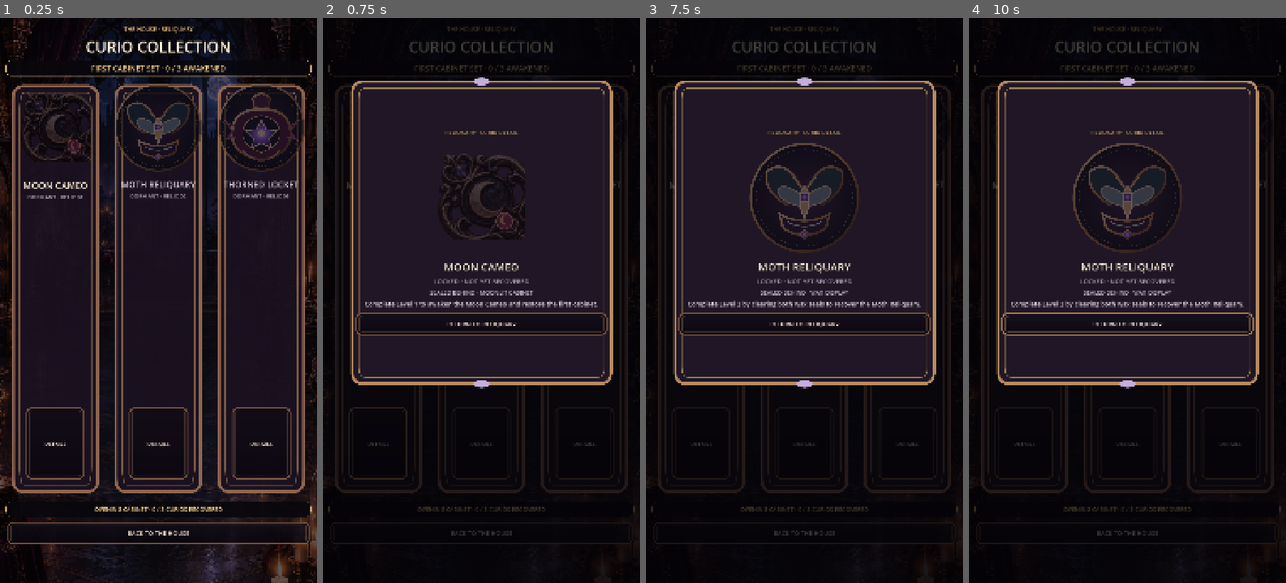
Above: before the commit, frames 1-4 (left to right).
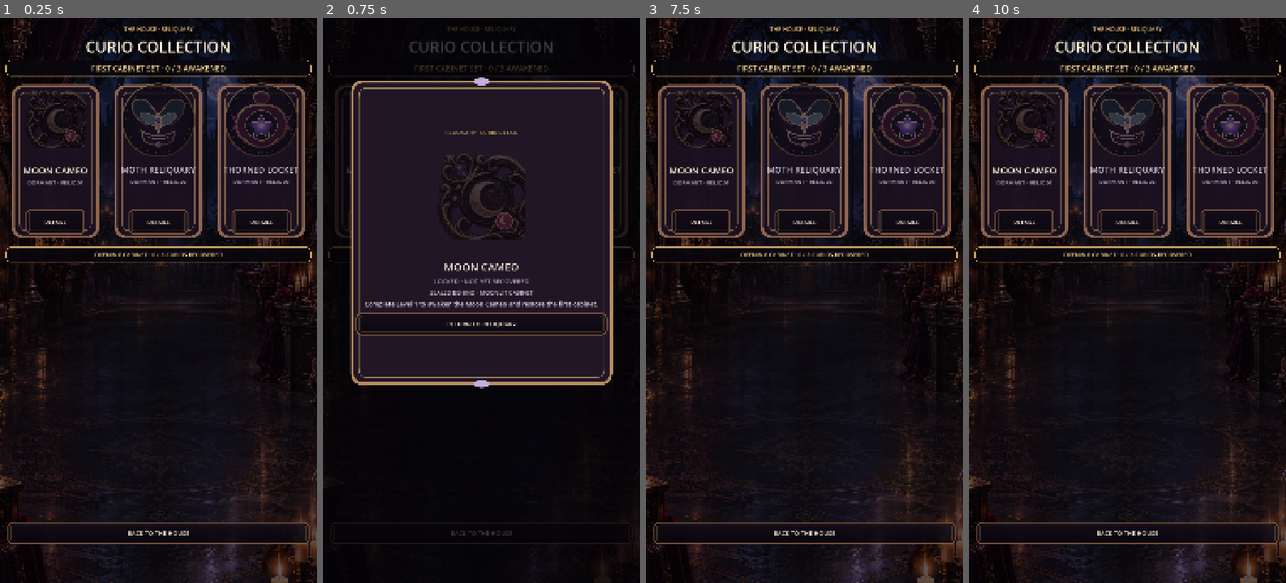
Above: after the commit, the same moments.

Repository: Jay-prodesign/akilta-match3
Game: Godot game, scene res://src/ui/collection/curio_collection.tscn
The game is run twice, just before and just after one commit, with the same random seed, the same clock (stepped at 60 frames per second) and the same inputs. This scene is started directly instead of the project's main scene.
Inputs (mouse positions are in pixels of both pictures, inside the frame that each line leads up to):
- Up to frame 1 (0.25 s): no input
- Up to frame 2 (0.75 s): click "DETAILS" at 0.5 s
- Up to frame 3 (7.5 s): click "DETAILS" at 1.25 s; click "DETAILS" at 2 s; click "BACK TO THE HOUSE" at 2.75 s; click "RETURN TO RELIQUARY" at 3.5 s; tap Enter at 4.25, 5.75, 7.25 s; move the mouse to (874, 272) at 4.27 s; click (874, 272) at 4.42 s; tap Space at 5, 6.5 s; drag from (741, 328) to (788, 413) at 5.02 s; move the mouse to (836, 176) at 5.77 s; click (836, 176) at 5.92 s; drag from (788, 413) to (709, 215) at 6.52 s; move the mouse to (899, 385) at 7.27 s; click (899, 385) at 7.42 s
- Up to frame 4 (10 s): tap Space at 8 s; drag from (1032, 215) to (1079, 159) at 8.02 s; move the mouse to (1143, 300) at 8.77 s; click (1143, 300) at 8.92 s; drag from (1079, 159) to (1064, 328) at 9.52 s

The runs differ from the first frame. In frame 1, 15% of the frame differs, in the area x 1-99%, y 11-89%; in frame 2, 2.7%; in frame 3, 26%; in frame 4, 26%, in the area x 0-100%, y 0-100%.

Commit message:
Balance Reliquary cabinet stage composition

Diff:
--- a/src/ui/collection/curio_collection.gd
+++ b/src/ui/collection/curio_collection.gd
@@ -144,7 +144,8 @@
 		"north_star_title_hierarchy": ($Layout/Title as Label).get_theme_font_size("font_size") >= 50,
 		"north_star_count_plate": count_label != null and count_label.get_theme_stylebox("normal") != null and count_label.custom_minimum_size.y >= 50.0,
 		"hero_curio_scale": moon_art != null and moon_art.custom_minimum_size.y >= 220.0,
-		"collection_occupies_cabinet_stage": ($Layout/Cards as HBoxContainer).custom_minimum_size.y >= 640.0 and ($Layout/Cards as HBoxContainer).size_flags_vertical == Control.SIZE_EXPAND_FILL and moon_card.size_flags_vertical == Control.SIZE_EXPAND_FILL and slot2_card.size_flags_vertical == Control.SIZE_EXPAND_FILL and slot3_card.size_flags_vertical == Control.SIZE_EXPAND_FILL,
+		"collection_occupies_cabinet_stage": ($Layout/Cards as HBoxContainer).custom_minimum_size.y >= 540.0 and ($Layout/Cards as HBoxContainer).custom_minimum_size.y <= 590.0 and ($Layout/Cards as HBoxContainer).size_flags_vertical != Control.SIZE_EXPAND_FILL and moon_card.custom_minimum_size.y >= 540.0 and slot2_card.custom_minimum_size.y >= 540.0 and slot3_card.custom_minimum_size.y >= 540.0,
+		"back_anchored_to_stage_bottom": ($Layout/StageSpacer as Control) != null and ($Layout/StageSpacer as Control).size_flags_vertical == Control.SIZE_EXPAND_FILL,
 		"asset_backed_display_chrome": [moon_card, slot2_card, slot3_card].all(func(card): return card.get_theme_stylebox("panel") is StyleBoxTexture and String(card.get_meta("production_chrome_kind", "")) == "compact_reliquary_display"),
 		"asset_backed_actions": [moon_action, slot2_action, slot3_action, back_button].all(func(button): return button.get_theme_stylebox("normal") is StyleBoxTexture),
 		"runtime_style_factory": false,
--- a/src/ui/collection/curio_collection.tscn
+++ b/src/ui/collection/curio_collection.tscn
@@ -162,17 +162,16 @@
 autowrap_mode = 2
 
 [node name="Cards" type="HBoxContainer" parent="Layout"]
-custom_minimum_size = Vector2(0, 660)
-layout_mode = 2
-size_flags_vertical = 3
+custom_minimum_size = Vector2(0, 560)
+layout_mode = 2
+size_flags_vertical = 1
 theme_override_constants/separation = 12
 alignment = 1
 
 [node name="MoonCard" type="PanelContainer" parent="Layout/Cards"]
-custom_minimum_size = Vector2(0, 650)
-layout_mode = 2
-size_flags_horizontal = 3
-size_flags_vertical = 3
+custom_minimum_size = Vector2(0, 550)
+layout_mode = 2
+size_flags_horizontal = 3
 theme_override_styles/panel = SubResource("Display")
 
 [node name="Content" type="VBoxContainer" parent="Layout/Cards/MoonCard"]
@@ -182,7 +181,7 @@
 alignment = 0
 
 [node name="RitualArt" type="TextureRect" parent="Layout/Cards/MoonCard/Content"]
-custom_minimum_size = Vector2(0, 320)
+custom_minimum_size = Vector2(0, 270)
 layout_mode = 2
 size_flags_horizontal = 3
 expand_mode = 1
@@ -255,10 +254,9 @@
 text = "DETAILS"
 
 [node name="Slot2" type="PanelContainer" parent="Layout/Cards"]
-custom_minimum_size = Vector2(0, 650)
-layout_mode = 2
-size_flags_horizontal = 3
-size_flags_vertical = 3
+custom_minimum_size = Vector2(0, 550)
+layout_mode = 2
+size_flags_horizontal = 3
 theme_override_styles/panel = SubResource("DisplayCool")
 
 [node name="Content" type="VBoxContainer" parent="Layout/Cards/Slot2"]
@@ -268,7 +266,7 @@
 alignment = 0
 
 [node name="Number" type="Label" parent="Layout/Cards/Slot2/Content"]
-custom_minimum_size = Vector2(0, 320)
+custom_minimum_size = Vector2(0, 270)
 size_flags_horizontal = 3
 size_flags_vertical = 0
 layout_mode = 2
@@ -342,10 +340,9 @@
 text = "DETAILS"
 
 [node name="Slot3" type="PanelContainer" parent="Layout/Cards"]
-custom_minimum_size = Vector2(0, 650)
-layout_mode = 2
-size_flags_horizontal = 3
-size_flags_vertical = 3
+custom_minimum_size = Vector2(0, 550)
+layout_mode = 2
+size_flags_horizontal = 3
 theme_override_styles/panel = SubResource("DisplayCool")
 
 [node name="Content" type="VBoxContainer" parent="Layout/Cards/Slot3"]
@@ -355,7 +352,7 @@
 alignment = 0
 
 [node name="Number" type="Label" parent="Layout/Cards/Slot3/Content"]
-custom_minimum_size = Vector2(0, 320)
+custom_minimum_size = Vector2(0, 270)
 size_flags_horizontal = 3
 size_flags_vertical = 0
 layout_mode = 2
@@ -440,6 +437,11 @@
 horizontal_alignment = 1
 vertical_alignment = 1
 
+[node name="StageSpacer" type="Control" parent="Layout"]
+layout_mode = 2
+size_flags_vertical = 3
+mouse_filter = 2
+
 [node name="Back" type="Button" parent="Layout"]
 custom_minimum_size = Vector2(0, 88)
 layout_mode = 2
--- a/tests/unit/test_reliquary_production_screen.gd
+++ b/tests/unit/test_reliquary_production_screen.gd
@@ -30,7 +30,8 @@
 	_expect(bool(contract.get("hero_curio_scale", false)), "Reliquary Moon Cameo must remain a hero-scale Curio")
 	_expect(bool(contract.get("north_star_collection_grid", false)), "Reliquary must present the opening Curios as a visual collection grid")
 	_expect(bool(contract.get("collection_copy_subordinate", false)), "Reliquary must keep long lore/origin copy behind Details instead of crowding the collection")
-	_expect(bool(contract.get("collection_occupies_cabinet_stage", false)), "Reliquary opening set must expand through the available cabinet stage instead of leaving oversized dead vertical space")
+	_expect(bool(contract.get("collection_occupies_cabinet_stage", false)), "Reliquary opening set must stay as a bounded cabinet display instead of stretching into empty towers")
+	_expect(bool(contract.get("back_anchored_to_stage_bottom", false)), "Reliquary must use the world stage as breathing room and anchor Back near the navigation edge")
 	_expect(bool(contract.get("asset_backed_display_chrome", false)), "Reliquary displays must use verified quiet production chrome")
 	_expect(bool(contract.get("asset_backed_actions", false)), "Reliquary DETAILS and Back actions must use verified production action chrome")
 	_expect(not bool(contract.get("runtime_style_factory", true)), "Reliquary must not create StyleBox presentation resources at runtime")
@@ -42,7 +43,7 @@
 	var moth_art := screen.get_node_or_null("Layout/Cards/Slot2/Content/Number/RewardArt") as TextureRect
 	var locket_art := screen.get_node_or_null("Layout/Cards/Slot3/Content/Number/RewardArt") as TextureRect
 	var footer := screen.get_node_or_null("Layout/CabinetFooter") as Label
-	_expect(moon_art != null and moon_art.texture != null and moon_art.custom_minimum_size.y >= 300.0, "Moon Cameo must render as a hero-scale authored display")
+	_expect(moon_art != null and moon_art.texture != null and moon_art.custom_minimum_size.y >= 260.0, "Moon Cameo must render as a hero-scale authored display")
 	_expect(moth_art != null and moth_art.texture != null, "Moth Reliquary authored display art missing")
 	_expect(locket_art != null and locket_art.texture != null, "Thorned Locket authored display art missing")
 	_expect(footer != null and footer.text.contains("3 / 3 CURIOS RECOVERED"), "Reliquary footer must reflect completed opening collection truth")
